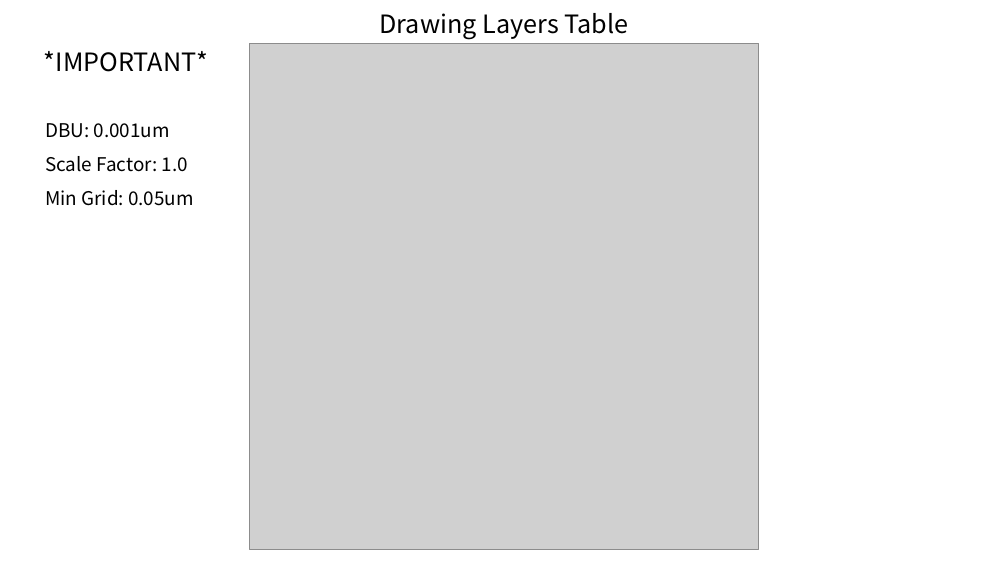
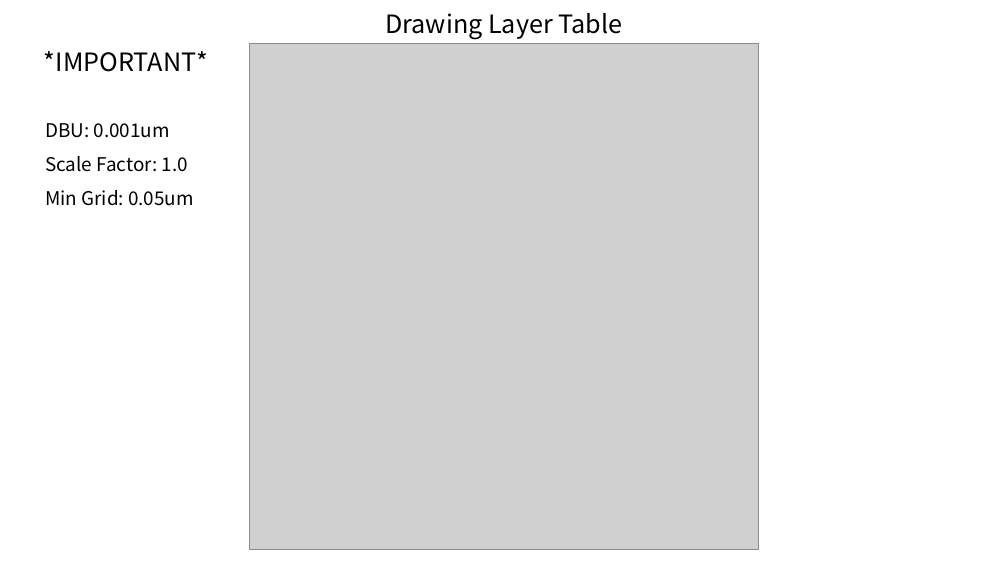
Before and after one commit to OpenSUSI/TR-1um, a slide deck: slide 2 of Document/TR-1um_DRC_summary.pptx. Drawn at 1008x567 pixels with LibreOffice and Linux fonts; fonts in the diff are those of the drawing; grey boxes stand for pictures. Boxes give left, top, right and bottom in pixels: in the first picture for what was removed or moved away, otherwise in the second. Text is boxed around its words. In the diff, an @@ line names an element or a change of style, - is before the commit and + after.

```diff
--- a/Document/TR-1um_DRC_summary.pptx
+++ b/Document/TR-1um_DRC_summary.pptx
@@ text at [385,13,623,40]: text changed @@
-Drawing Layers Table
+Drawing Layer Table
```
Also in this commit, not shown: 9 other slides changed, 9 slides removed, 1 other file.
